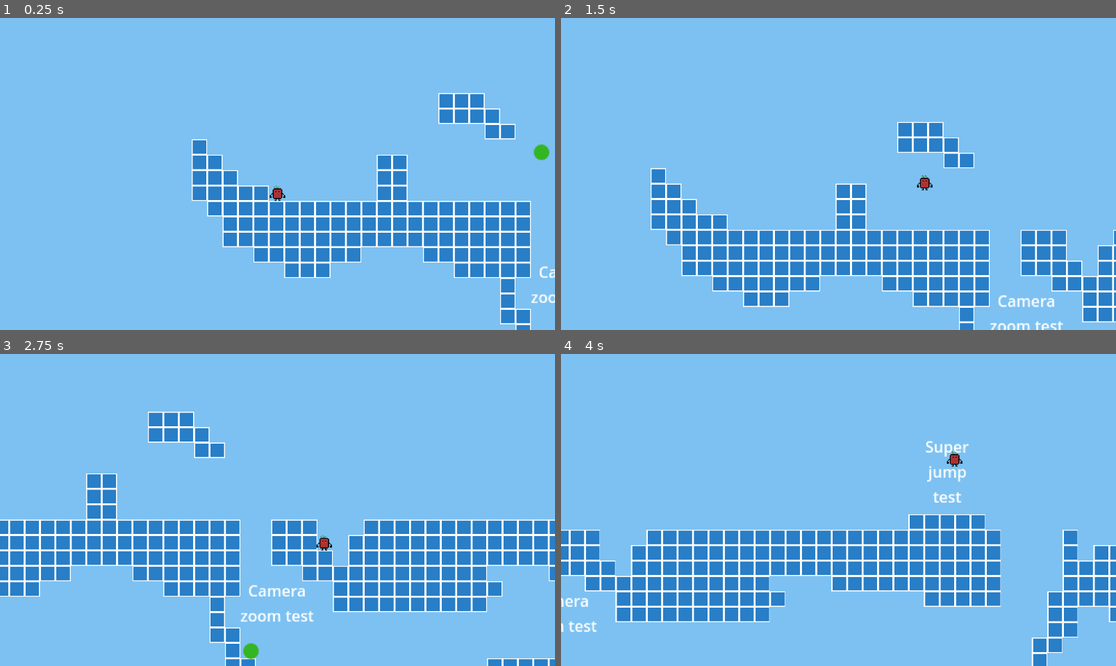
Above: before the commit, frames 1-4 (two rows, left to right).
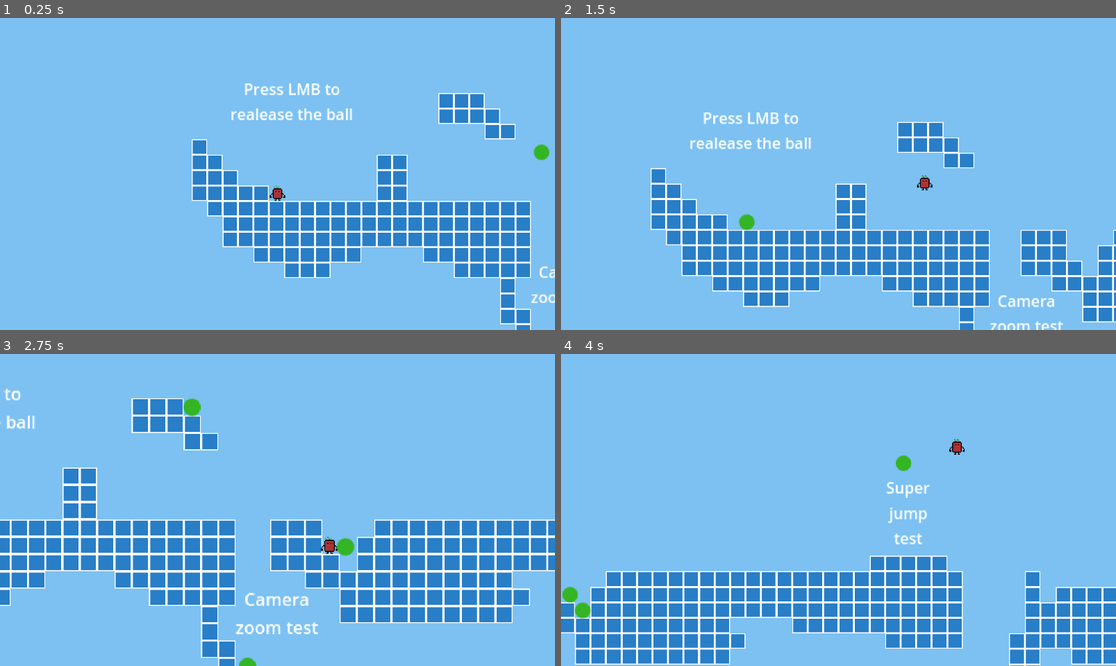
Above: after the commit, the same moments.

Repository: filipizydorczyk/godot-tests
Game: Godot game, scene res://Tests/MovementTest.tscn
The game is run twice, just before and just after one commit, with the same random seed, the same clock (stepped at 60 frames per second) and the same inputs.
Inputs (mouse positions are in pixels of both pictures, inside the frame that each line leads up to):
- Up to frame 1 (0.25 s): no input
- Up to frame 2 (1.5 s): move the mouse to (960, 158) at 0.52 s; hold D (game_action_right) from 0.53 s (still down); click (960, 158) at 0.6 s; tap Up (game_action_up) at 0.77 s; move the mouse to (727, 189) at 1.27 s; tap E (game_action_super_movement) at 1.35 s
- Up to frame 3 (2.75 s): tap Up (game_action_up) at 1.52 s; click (166, 525) at 1.55 s; move the mouse to (333, 441) at 2.02 s; release D (game_action_right) at 2.03 s; hold Left (game_action_left) from 2.03 s (still down); click (333, 441) at 2.1 s
- Up to frame 4 (4 s): move the mouse to (810, 572) at 2.77 s; release Left (game_action_left) at 2.78 s; hold D (game_action_right) from 2.78 s (still down); click (810, 572) at 2.85 s; tap Up (game_action_up) at 3.02, 3.77 s; move the mouse to (1005, 556) at 3.52 s; tap E (game_action_super_movement) at 3.6 s; click (1005, 556) at 3.8 s

The runs differ from the first frame. In frame 1, 0.7% of the frame differs, in the area x 41-64%, y 20-33%; in frame 2, 0.8%; in frame 3, 18%; in frame 4, 30%, in the area x 0-100%, y 27-100%.

Commit message:
dev: added throwable ball

Diff:
--- a/Scripts/Player.gd
+++ b/Scripts/Player.gd
@@ -22,6 +22,9 @@
 		velocity.y = JUMP_VELOCITY
 		jumps -= 1
 
+	if Input.is_action_just_pressed("game_action_shoot"):
+		__spawn_a_ball()
+
 	if Input.is_action_just_pressed("game_action_super_movement"):
 		var dash_direction = 1 if direction == 0 else direction
 		velocity.x = dash_direction * (SPEED * 8)
@@ -37,3 +40,9 @@
 
 func _on_high_jump_area_body_entered(body):
 	velocity.y = JUMP_VELOCITY * 2
+
+func __spawn_a_ball():
+	var ball = load("res://Entities/Ball.tscn")
+	var instance = ball.instantiate()
+	instance.set_position(self.position + Vector2(0, -50))
+	get_tree().get_current_scene().call_deferred("add_child", instance)
--- a/Tests/MovementTest.tscn
+++ b/Tests/MovementTest.tscn
@@ -23,7 +23,7 @@
 [sub_resource type="RectangleShape2D" id="RectangleShape2D_4j6vq"]
 size = Vector2(63, 9)
 
-[node name="TestLevel" type="Node2D"]
+[node name="MovementTest" type="Node2D"]
 
 [node name="ParallaxBackground" type="ParallaxBackground" parent="."]
 
@@ -87,6 +87,15 @@
 [node name="Ball" parent="." instance=ExtResource("5_3ymd8")]
 position = Vector2(299, -79)
 
+[node name="Label" type="Label" parent="."]
+offset_left = -24.0
+offset_top = -128.0
+offset_right = 104.0
+offset_bottom = -76.0
+text = "Press LMB to
+realease the ball"
+horizontal_alignment = 1
+
 [connection signal="body_entered" from="ZoomedCameraArea" to="Camera2D" method="_on_zoomed_camera_area_body_entered"]
 [connection signal="body_exited" from="ZoomedCameraArea" to="Camera2D" method="_on_zoomed_camera_area_body_exited"]
 [connection signal="body_entered" from="HighJumpArea" to="Player" method="_on_high_jump_area_body_entered"]
--- a/project.godot
+++ b/project.godot
@@ -47,6 +47,11 @@
 "events": [Object(InputEventKey,"resource_local_to_scene":false,"resource_name":"","device":-1,"window_id":0,"alt_pressed":false,"shift_pressed":false,"ctrl_pressed":false,"meta_pressed":false,"pressed":false,"keycode":0,"physical_keycode":69,"key_label":0,"unicode":69,"echo":false,"script":null)
 ]
 }
+game_action_shoot={
+"deadzone": 0.5,
+"events": [Object(InputEventMouseButton,"resource_local_to_scene":false,"resource_name":"","device":-1,"window_id":0,"alt_pressed":false,"shift_pressed":false,"ctrl_pressed":false,"meta_pressed":false,"button_mask":0,"position":Vector2(0, 0),"global_position":Vector2(0, 0),"factor":1.0,"button_index":1,"canceled":false,"pressed":false,"double_click":false,"script":null)
+]
+}
 
 [rendering]
 
